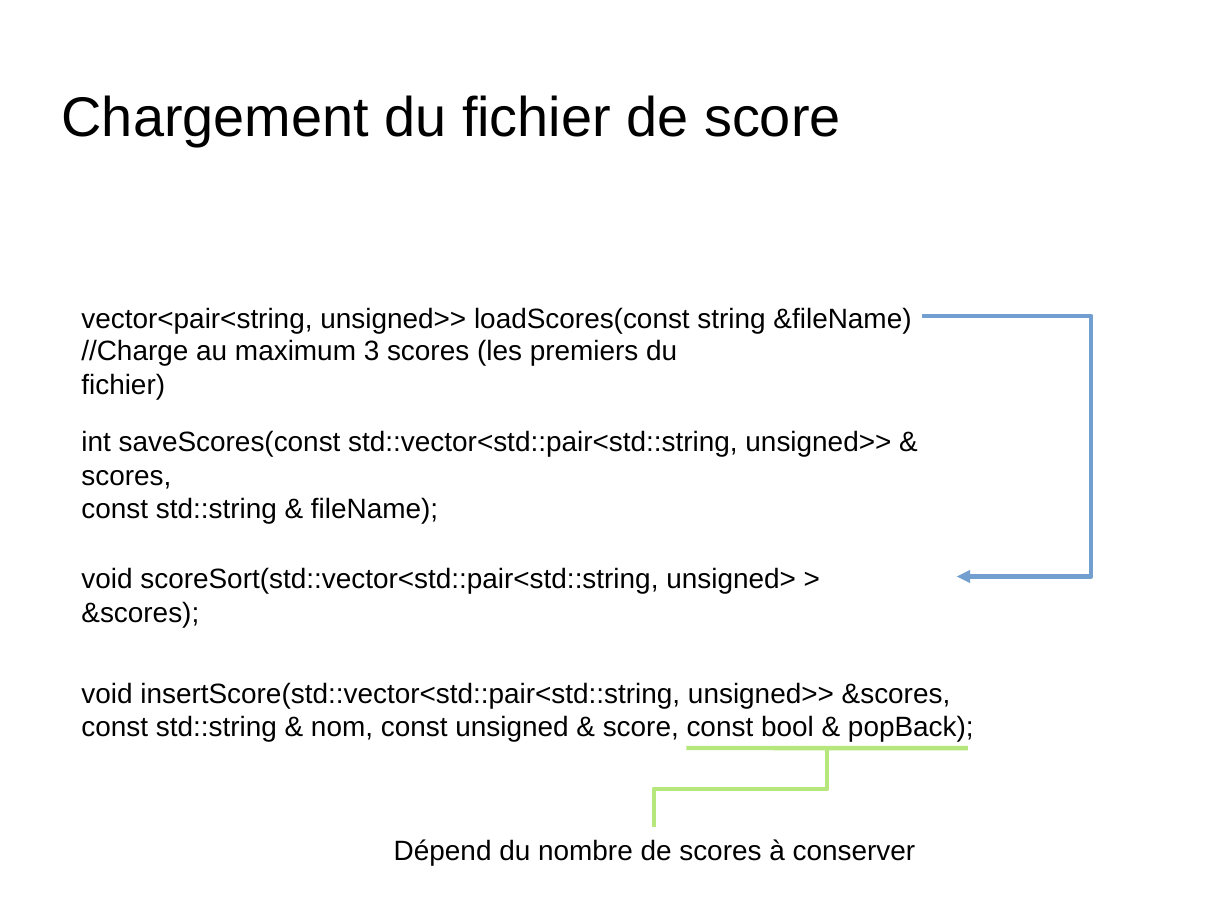
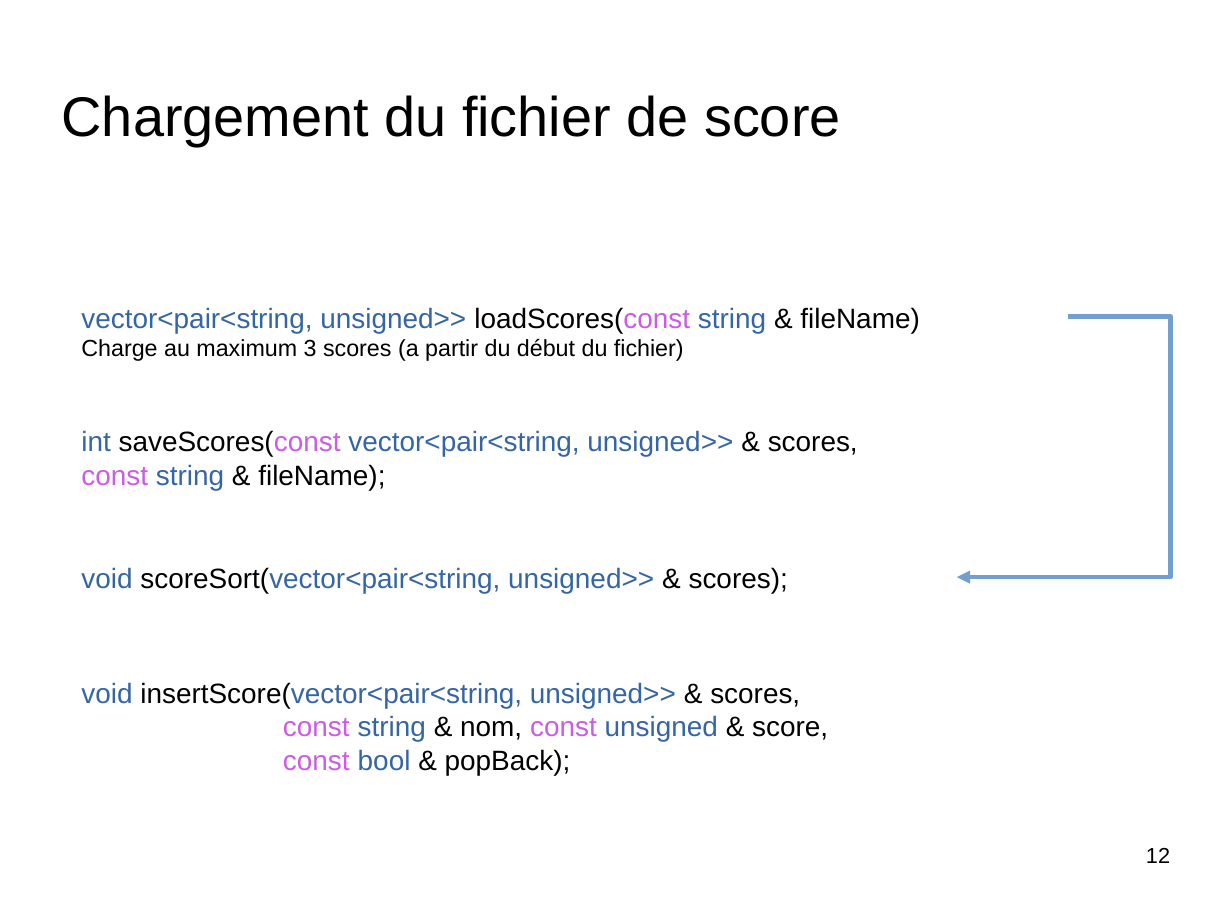
Before and after one commit to nponsard/G2_G4_Bennacer_Lesbros_MathieuDrif_Ponsard_Tritz, a slide deck: slide 12 of docs/Presentation.odp (slide 14 before the commit). Drawn at 1232x924 pixels with LibreOffice and Linux fonts; fonts in the diff are those of the drawing; background and template pictures are left out. Boxes give left, top, right and bottom in pixels: in the first picture for what was removed or moved away, otherwise in the second. Text is boxed around its words. In the diff, an @@ line names an element or a change of style, - is before the commit and + after.

```diff
--- a/docs/Presentation.odp
+++ b/docs/Presentation.odp
@@ text at [81,307,919,333]: text changed; text colour #000000 to #3465A4 @@
-vector<pair<string, unsigned>> loadScores(const string &fileName)
+vector<pair<string, unsigned>> loadScores(const string & fileName)
@@ elbow arrow moved from (922, 316) - (957, 577) to (1069, 316) - (957, 577) @@
@@ text at [81,339,684,361]: text changed; size 18 to 15 pt @@
-//Charge au maximum 3 scores (les premiers du fichier)
+Charge au maximum 3 scores (a partir du début du fichier)
@@ text at [81,430,858,490]: text changed; text colour #000000 to #3465A4 @@
-int saveScores(const std::vector<std::pair<std::string, unsigned>> & scores,
-const std::string & fileName);
+int saveScores(const vector<pair<string, unsigned>> & scores,
+const string & fileName);
@@ text at [81,567,788,593]: text changed; text colour #000000 to #3465A4 @@
-void scoreSort(std::vector<std::pair<std::string, unsigned> > &scores);
+void scoreSort(vector<pair<string, unsigned>> & scores);
@@ text at [81,682,828,775]: text changed; text colour #000000 to #3465A4 @@
-void insertScore(std::vector<std::pair<std::string, unsigned>> &scores,
-const std::string & nom, const unsigned & score, const bool & popBack);
+void insertScore(vector<pair<string, unsigned>> & scores,
+const string & nom, const unsigned & score,
+const bool & popBack);
@@ elbow line removed from (827, 748) to (654, 827) @@
@@ line removed from (686, 748) to (968, 748) @@
@@ text removed at [394,839,916,865] @@
-Dépend du nombre de scores à conserver
@@ page number added at [1146,848,1170,863], 14 pt, text #000000 @@
+12
```
Also in this commit, not shown: 7 other slides changed, 4 slides added, 6 slides removed.
